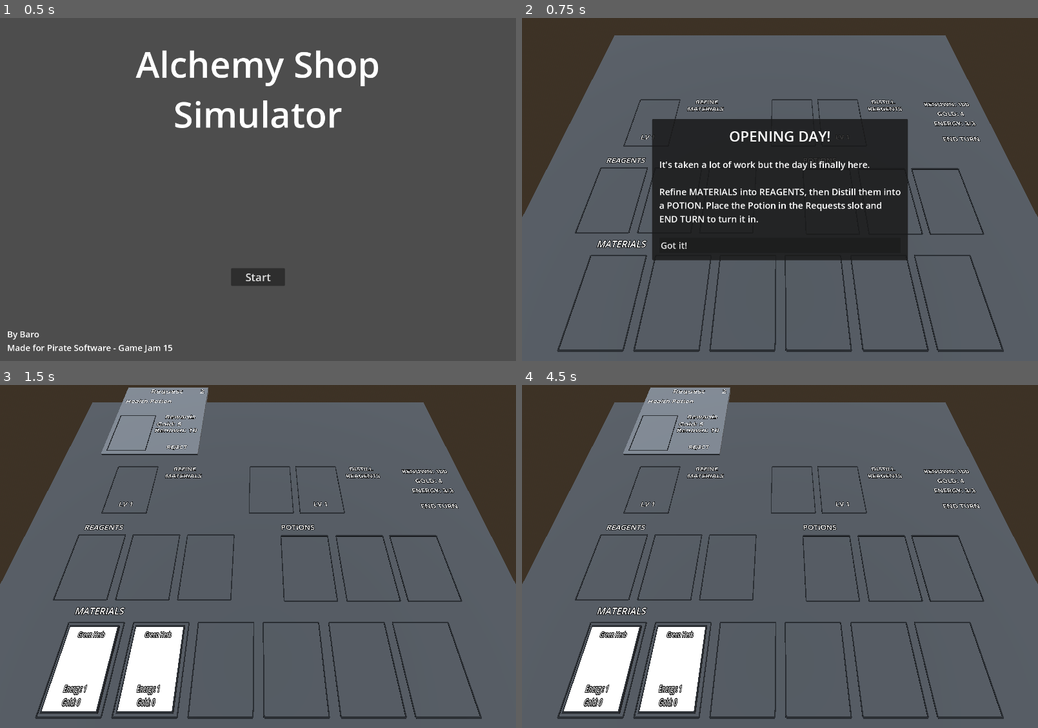
Above: before the commit, frames 1-4 (two rows, left to right).
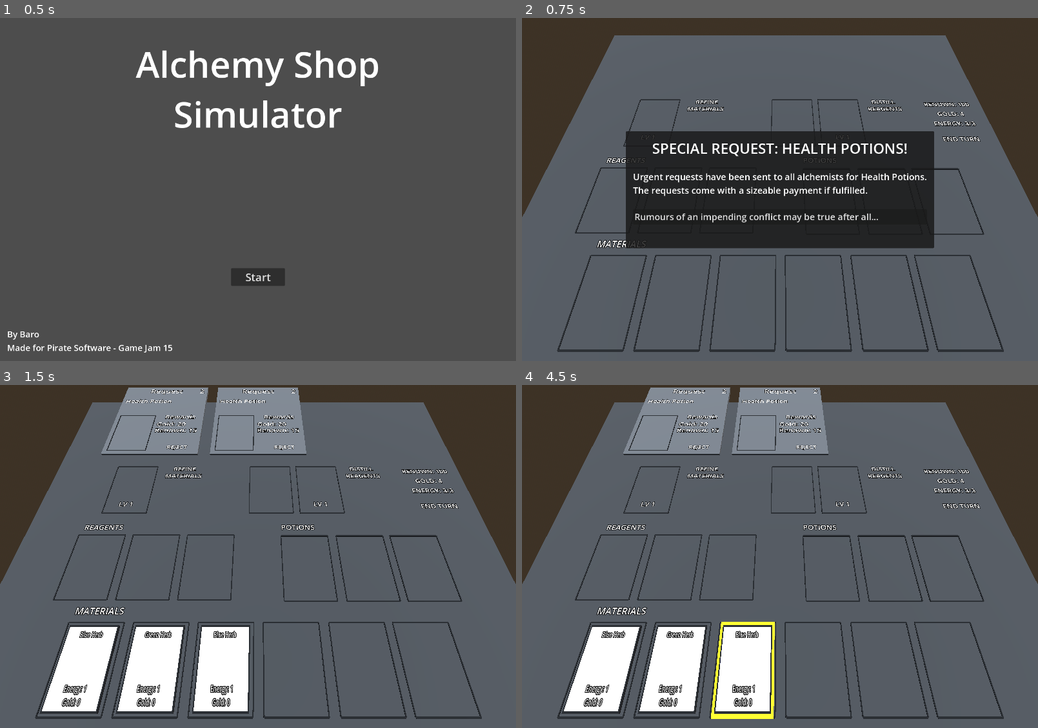
Above: after the commit, the same moments.

Repository: Barodas/game-jam-pirate-software-15
Game: Godot game, scene res://scenes/start_menu.tscn
Same seed, same stepped clock (60 frames per second), same inputs: the game is played once before the commit and once after it.
Inputs (mouse positions are in pixels of both pictures, inside the frame that each line leads up to):
- Up to frame 1 (0.5 s): no input
- Up to frame 2 (0.75 s): click "Start" at 0.5 s
- Up to frame 3 (1.5 s): click "Got it!" (after the commit: "Rumours of an impending confl…") at 1.25 s
- Up to frame 4 (4.5 s): tap Enter at 2, 3.5 s; move the mouse to (893, 539) at 2.02 s; click (893, 539) at 2.1 s; tap Space at 2.75, 4.25 s; move the mouse to (676, 573) at 2.77 s; right-click (676, 573) at 2.85 s; move the mouse to (831, 481) at 3.52 s; click (831, 481) at 3.6 s; move the mouse to (754, 625) at 4.27 s; right-click (754, 625) at 4.35 s

Frame 1 is identical in both runs. In frame 2, 9.9% of the frame differs, in the area x 20-80%, y 29-71%; in frame 3, 6.1%; in frame 4, 6.6%.

Commit message:
Implement Event to generate requests
- Added more turn events

Diff:
--- a/scripts/Constants.gd
+++ b/scripts/Constants.gd
@@ -5,4 +5,4 @@
 enum ALLOW_UPGRADE {NONE, ANY, REFINE, DISTILL}
 enum ID {HERB_HEALTH, HERB_MANA, DUST_HEALTH, DUST_MANA, POTION_HEALTH, POTION_MANA, POTION_STAMINA,
 		UPGRADE_REFINE, UPGRADE_DISTILL}
-enum EVENT_TYPE {INFO, ADD_CARD, ADJUST_TAX}
+enum EVENT_TYPE {INFO, ADD_CARD, ADJUST_TAX, ADD_REQUEST}
--- a/scripts/content_factory.gd
+++ b/scripts/content_factory.gd
@@ -64,15 +64,17 @@
 	else:
 		return RequestData.create("Stamina Potion", Constants.TYPE.STAMINA, 10, 20, 2)
 
-static func generate_requests(turn:int):
+static func generate_requests(turn:int, amount:int, reserved_requests:Array[RequestData]):
 	var requests: Array[RequestData]
 	if turn == 1:
 		requests.push_back(RequestData.create("Health Potion", Constants.TYPE.HEALTH, 5, 10, 2))
 	if turn == 2:
 		requests.push_back(RequestData.create("Mana Potion", Constants.TYPE.MANA, 5, 10, 2))
 	if turn >= 3:
-		var amount = randi_range(1,2)
-		for i in amount:
+		for data in reserved_requests:
+			requests.push_back(data)
+		var random_draws = amount - reserved_requests.size()
+		for i in random_draws:
 			requests.push_back(get_random_request())
 	return requests
 
@@ -118,4 +120,19 @@
 		from the city!""",
 		"Better make sure we have enough funds to cover this...", "", "",
 		null, null, null, 2)
+	if turn == 4:
+		return TurnEvent.create(Constants.EVENT_TYPE.INFO, "Unrest!",
+		"""The introduction of the Merchant Road tax has left many
+		people upset at the king.
+
+		Rumours suggest the tax isn't for maintaining the area, and
+		is instead to be used to bolster the military.""",
+		"Time will tell...")
+	if turn == 6:
+		return TurnEvent.create(Constants.EVENT_TYPE.ADD_REQUEST, "Special Request: Health Potions!",
+		"""Urgent requests have been sent to all alchemists for Health Potions.
+		The requests come with a sizeable payment if fulfilled.""",
+		"Rumours of an impending conflict may be true after all...", "", "",
+		null, null, null, 2, 0, 0,
+		RequestData.create("Health Potion", Constants.TYPE.HEALTH, 20, 15, 2))
 	return null
--- a/scripts/game.gd
+++ b/scripts/game.gd
@@ -66,8 +66,10 @@
 var process_time: float = 1.5
 var request_queue: Array[RequestData]
 var current_event: TurnEvent
-var draw_amount = 3
+var card_draw_amount = 3
 var next_draw_cards: Array[CardData]
+var request_draw_amount = 2
+var next_draw_requests: Array[RequestData]
 
 func set_energy(amount:int):
 	energy = amount
@@ -114,6 +116,9 @@
 	Signals.click_slot.connect(_on_click_slot_signal)
 	Signals.click_button.connect(_on_click_button_signal)
 	Signals.progress_bar_complete.connect(_on_progress_bar_complete_signal)
+
+	# Testing: REMOVE BEFORE BUILD!!!
+	turn = 6
 
 	# Initialise Board State
 	_ui.mouse_filter = Control.MOUSE_FILTER_IGNORE
@@ -153,7 +158,7 @@
 	_ui.mouse_filter = Control.MOUSE_FILTER_IGNORE
 
 func generate_turn_cards():
-	var cards = ContentFactory.generate_cards(turn, draw_amount, next_draw_cards)
+	var cards = ContentFactory.generate_cards(turn, card_draw_amount, next_draw_cards)
 	for card in cards:
 		add_to_slot(material_slots, card)
 
@@ -173,7 +178,7 @@
 			request_queue.erase(request)
 
 	# Generate new requests for the turn
-	var new_requests = ContentFactory.generate_requests(turn)
+	var new_requests = ContentFactory.generate_requests(turn, randi_range(1, request_draw_amount), next_draw_requests)
 	for request in new_requests:
 		request_queue.push_back(request)
 	populate_requests()
@@ -468,22 +473,29 @@
 
 func _on_option_button_1_pressed():
 	event_page.hide()
-	process_event(current_event.event_type, current_event.card1, current_event.value1)
+	process_event(current_event.event_type, current_event.card1, current_event.value1, current_event.request1)
 	next_turn()
 
 func _on_option_button_2_pressed():
 	event_page.hide()
-	process_event(current_event.event_type, current_event.card2, current_event.value2)
+	process_event(current_event.event_type, current_event.card2, current_event.value2, current_event.request2)
 	next_turn()
 
 func _on_option_button_3_pressed():
 	event_page.hide()
-	process_event(current_event.event_type, current_event.card3, current_event.value3)
+	process_event(current_event.event_type, current_event.card3, current_event.value3, current_event.request3)
 	next_turn()
 
-func process_event(type:Constants.EVENT_TYPE, card_data:CardData, value: int):
+func process_event(type:Constants.EVENT_TYPE, card_data:CardData, value: int, request_data:RequestData):
 	match type:
 		Constants.EVENT_TYPE.ADD_CARD:
-			next_draw_cards.push_back(card_data)
+			var amount = 1 if value <= 1 else value
+			for i in amount:
+				next_draw_cards.push_back(card_data)
 		Constants.EVENT_TYPE.ADJUST_TAX:
 			set_tax(tax + value)
+		Constants.EVENT_TYPE.ADD_REQUEST:
+			var amount = 1 if value <= 1 else value
+			for i in amount:
+				print("requests added to queue")
+				next_draw_requests.push_back(request_data)
--- a/scripts/turn_event.gd
+++ b/scripts/turn_event.gd
@@ -14,8 +14,11 @@
 var value1: int
 var value2: int
 var value3: int
+var request1: RequestData
+var request2: RequestData
+var request3: RequestData
 
-static func create(type:Constants.EVENT_TYPE, title:String, content:String, button1:String, button2:String = "", button3:String = "", card1 = null, card2 = null, card3 = null, val1 = 0, val2 = 0, val3 = 0):
+static func create(type:Constants.EVENT_TYPE, title:String, content:String, button1:String, button2:String = "", button3:String = "", card1:CardData = null, card2:CardData = null, card3:CardData = null, val1:int = 0, val2:int = 0, val3:int = 0, request1:RequestData = null, request2:RequestData = null, request3:RequestData = null):
 	var event = TurnEvent.new()
 	event.event_type = type
 	event.title = title
@@ -29,4 +32,7 @@
 	event.value1 = val1
 	event.value2 = val2
 	event.value3 = val3
+	event.request1 = request1
+	event.request2 = request2
+	event.request3 = request3
 	return event
